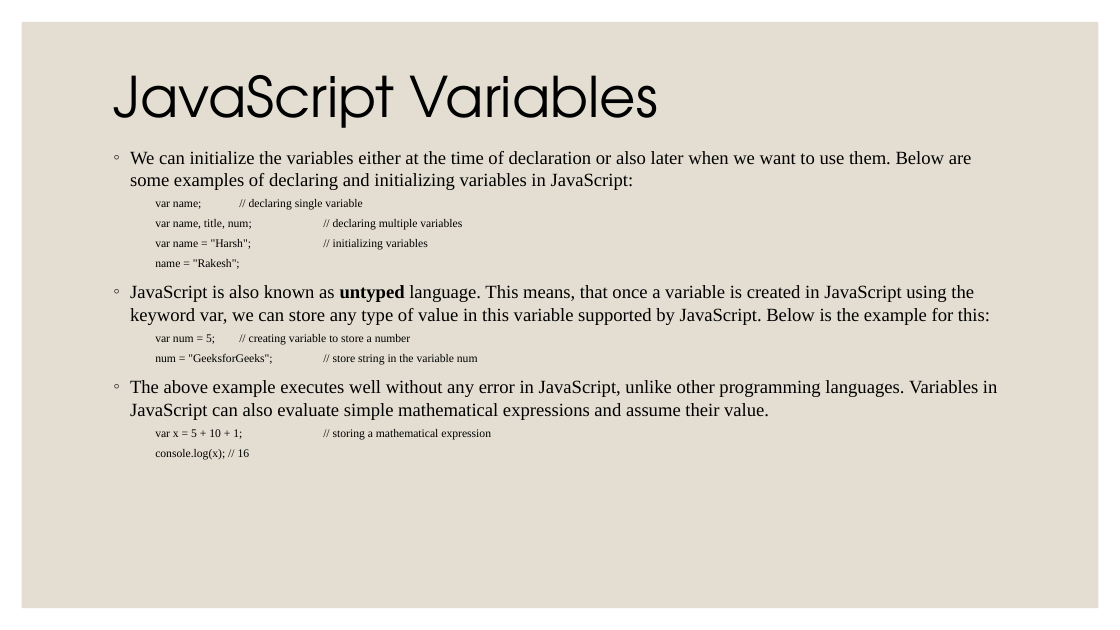
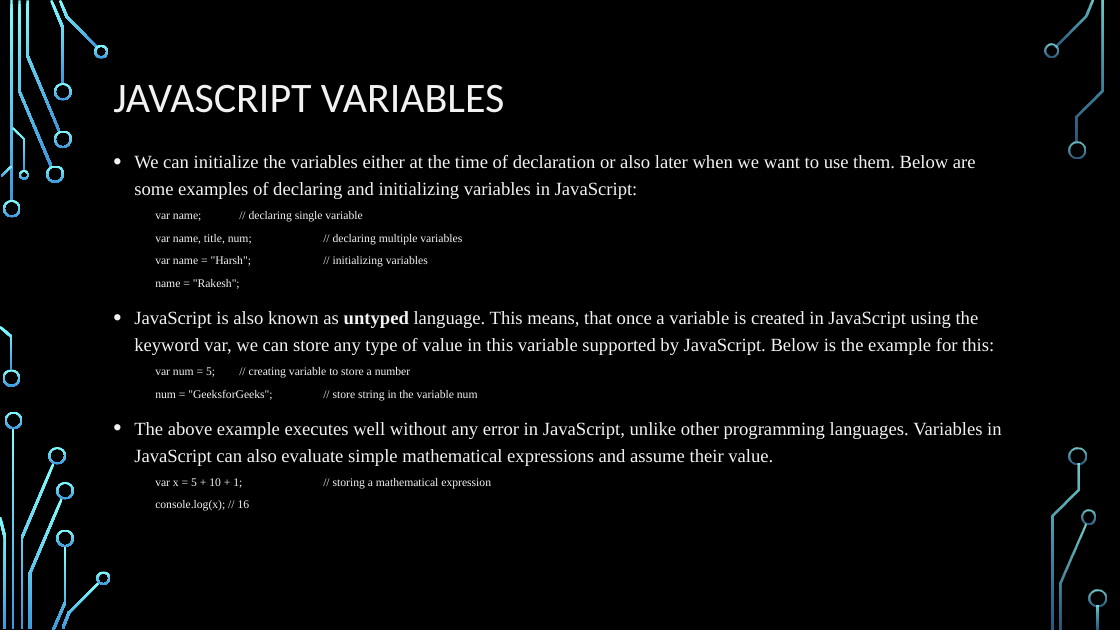
Before and after one commit to PramodJana/JavaScript, a slide deck: slide 4 of GFG JS Course Curriculam/Articles/001 Basics of JavaScript.pptx. Drawn at 1120x630 pixels with LibreOffice and Linux fonts; fonts in the diff are those of the drawing; background and template pictures are left out. Boxes give left, top, right and bottom in pixels: in the first picture for what was removed or moved away, otherwise in the second. Text is boxed around its words. In the diff, an @@ line names an element or a change of style, - is before the commit and + after.

```diff
--- a/GFG JS Course Curriculam/Articles/001 Basics of JavaScript.pptx
+++ b/GFG JS Course Curriculam/Articles/001 Basics of JavaScript.pptx
@@ background #FFFFFF to picture (left out) @@
@@ rectangle removed at [22, 22, 1099, 608] @@
@@ title at [113, 84, 505, 113]: text changed; size 48 to 36 pt; font TeX Gyre Adventor to Calibri; text colour #000000 to #F2F2F2 @@
-JavaScript Variables
+JAVASCRIPT VARIABLES
@@ text "We can initialize the variables ..." at [134, 155, 1001, 489]: text colour #000000 to #F2F2F2; bullet ◦ to •; line spacing 1 to 1.2; more space between paragraphs @@
@@ group added at [0, 0, 1107, 630]: 33 freeform shapes, 3 rectangles @@
```
Also in this commit, not shown: 15 other slides changed.
